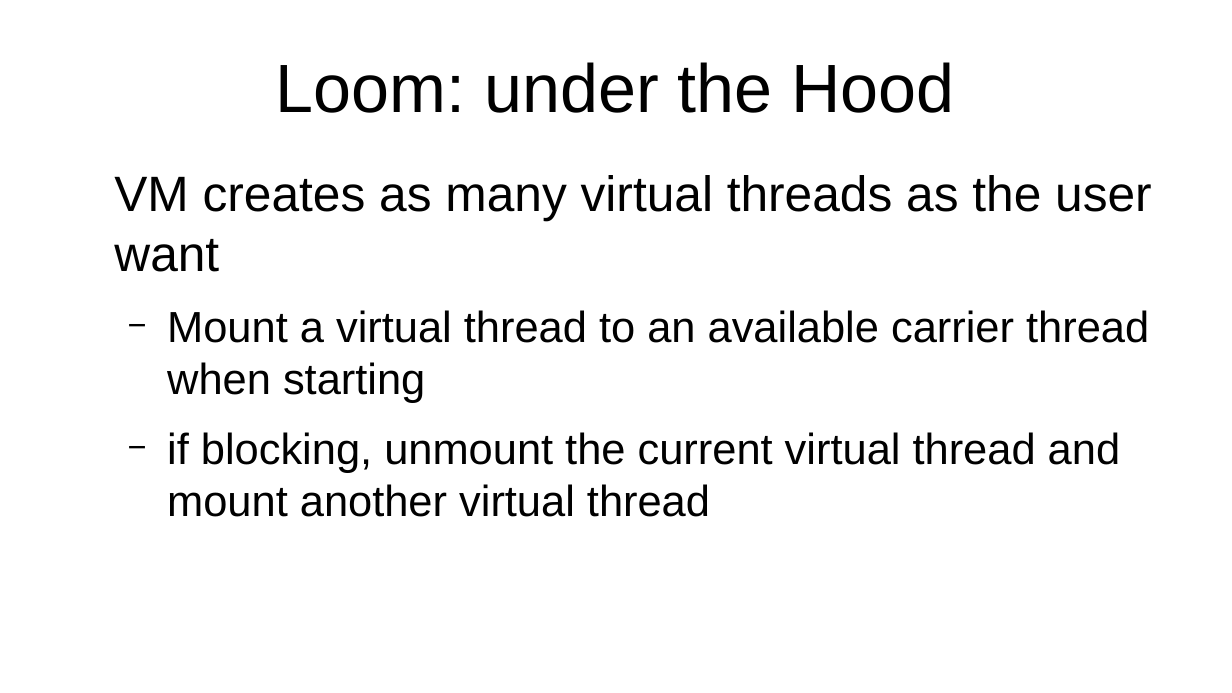
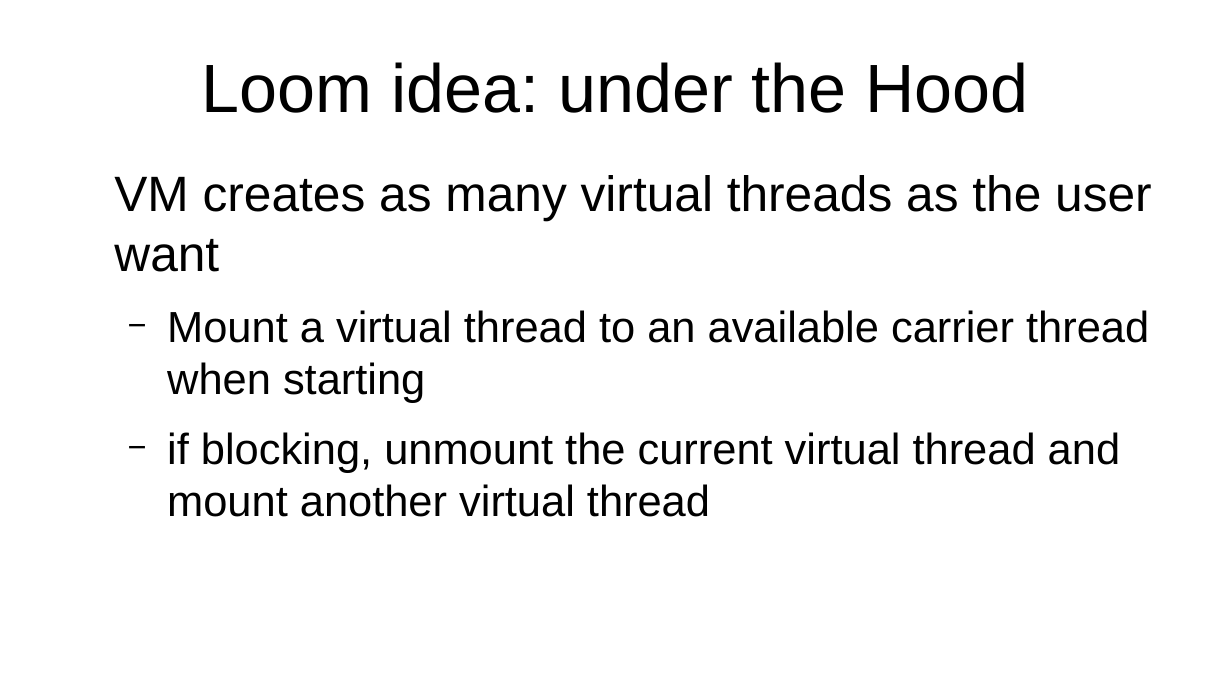
Before and after one commit to forax/loom-fiber, a slide deck: slide 33 of loom is looming.odp (slide 32 before the commit). Drawn at 1232x693 pixels with LibreOffice and Linux fonts; fonts in the diff are those of the drawing. Boxes give left, top, right and bottom in pixels: in the first picture for what was removed or moved away, otherwise in the second. Text is boxed around its words. In the diff, an @@ line names an element or a change of style, - is before the commit and + after.

Commit message:
loom implementation: Java platform vs JVM

```diff
--- a/loom is looming.odp
+++ b/loom is looming.odp
@@ title at (202,62,1029,113): text changed @@
-Loom: under the Hood
+Loom idea: under the Hood
```
Also in this commit, not shown: 7 other slides changed, 1 slide added, 1 other file.
